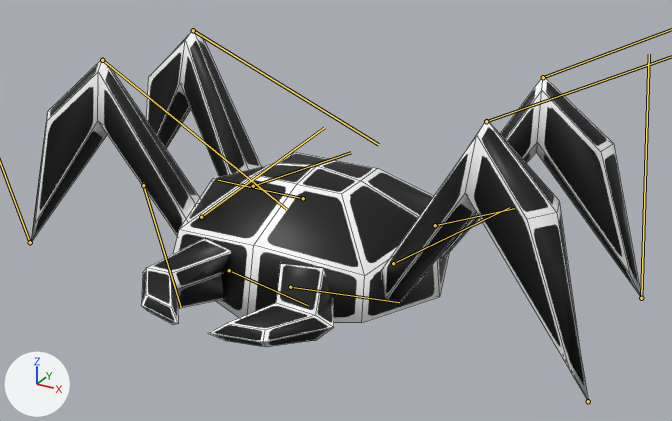
An edit to the FBX model Assets/Resources/GameObjects/Models/Spider.fbx, drawn before and after from the same camera.
Camera for both pictures: a 50 mm camera at (3.7, -6.17, 2.84) aimed at (0.29, 0.04, -0.26). The axes (+X, +Y, +Z) are drawn at lower left. The lights are the same throughout. Both versions are drawn at frame 7 of the action 'Default Take'; the numbers are the values there. The bones that bend it are drawn over the model as lines. Mesh edges are drawn as thin lines.

Names of what the first picture shows: 'Spider'.
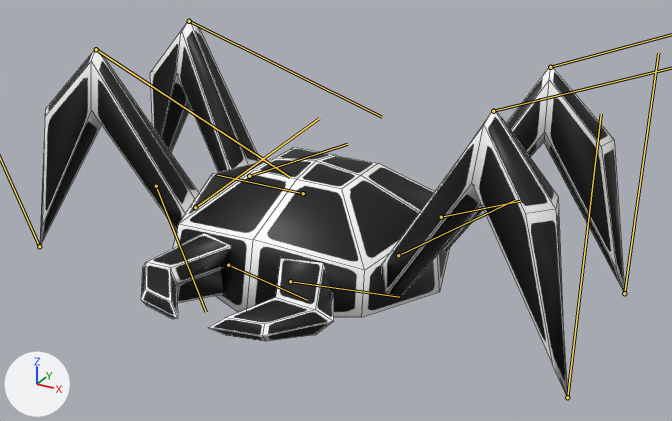
Commit message: Updated spider's model

Where the change shows, as pixel boxes [x1, y1, x2, y2] in the pictures (672 x 421 px):
'Spider', posed: before [31, 29, 641, 400]; after [40, 19, 625, 398]
bone 'Leg_FL1', root to tip: before (393, 263) to (509, 207); after (398, 255) to (515, 200)
bone 'Body.001', root to tip: before (303, 198) to (302, 198); after (303, 193) to (302, 193)
bone 'Leg_RL1', root to tip: before (435, 225) to (514, 208); after (441, 217) to (520, 201)
bone 'Leg_RR1', root to tip: before (253, 186) to (351, 152); after (249, 176) to (347, 144)
bone 'Leg_RR2', root to tip: before (193, 30) to (378, 144); after (189, 21) to (382, 117)
bone 'Leg_FR1', root to tip: before (201, 217) to (324, 127); after (195, 207) to (319, 118)
bone 'Leg_FR2', root to tip: before (102, 60) to (286, 209); after (96, 49) to (290, 177)

What changed in the scene script:
```text
Change bone_leg_fl1:
    where bone_leg_fl1 = bpy.data.objects['Armature'].pose.bones['Leg_FL1']
    bone_leg_fl1.location: (-0.1, 0.0, 0.0) -> (0.0, 0.0, 0.0)
Change bone_leg_fl2:
    where bone_leg_fl2 = bpy.data.objects['Armature'].pose.bones['Leg_FL2']  # child of 'Leg_FL1'
    bone_leg_fl2.rotation_quaternion: (0.999, 0.0, 0.0, 0.05) -> (1.0, 0.0, 0.0, 0.0)  # degrees (0, 0, 6) -> degrees (0, 0, 0)
Change bone_body_001:
    where bone_body_001 = bpy.data.objects['Armature'].pose.bones['Body.001']
    bone_body_001.location: (-0.2, 0.0, 0.0) -> (-0.15, 0.0, 0.0)
Change bone_leg_rl1:
    where bone_leg_rl1 = bpy.data.objects['Armature'].pose.bones['Leg_RL1']
    bone_leg_rl1.location: (-0.1, 0.0, 0.0) -> (0.0, 0.0, 0.0)
Change bone_leg_rl2:
    where bone_leg_rl2 = bpy.data.objects['Armature'].pose.bones['Leg_RL2']  # child of 'Leg_RL1'
    bone_leg_rl2.rotation_quaternion: (0.999, 0.0, 0.0, 0.05) -> (1.0, 0.0, 0.0, 0.0)  # degrees (0, 0, 6) -> degrees (0, 0, 0)
Change bone_leg_rr1:
    where bone_leg_rr1 = bpy.data.objects['Armature'].pose.bones['Leg_RR1']
    bone_leg_rr1.location: (-0.1, 0.0, 0.0) -> (0.0, 0.0, 0.0)
Change bone_leg_rr2:
    where bone_leg_rr2 = bpy.data.objects['Armature'].pose.bones['Leg_RR2']  # child of 'Leg_RR1'
    bone_leg_rr2.rotation_quaternion: (0.999, 0.0, 0.0, -0.05) -> (1.0, 0.0, 0.0, 0.0)  # degrees (0, 0, -6) -> degrees (0, 0, 0)
Change bone_leg_fr1:
    where bone_leg_fr1 = bpy.data.objects['Armature'].pose.bones['Leg_FR1']
    bone_leg_fr1.location: (-0.1, 0.0, 0.0) -> (0.0, 0.0, 0.0)
Change bone_leg_fr2:
    where bone_leg_fr2 = bpy.data.objects['Armature'].pose.bones['Leg_FR2']  # child of 'Leg_FR1'
    bone_leg_fr2.rotation_quaternion: (0.999, 0.0, 0.0, -0.05) -> (1.0, 0.0, 0.0, 0.0)  # degrees (0, 0, -6) -> degrees (0, 0, 0)
```
